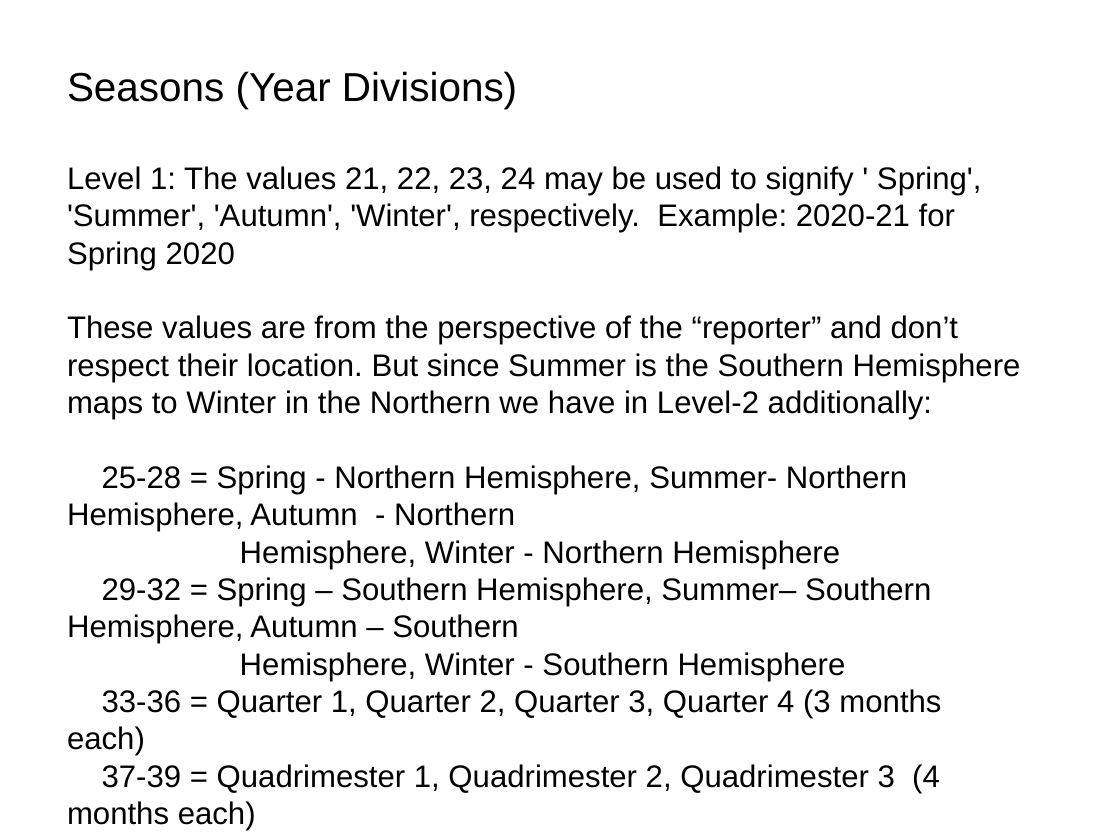
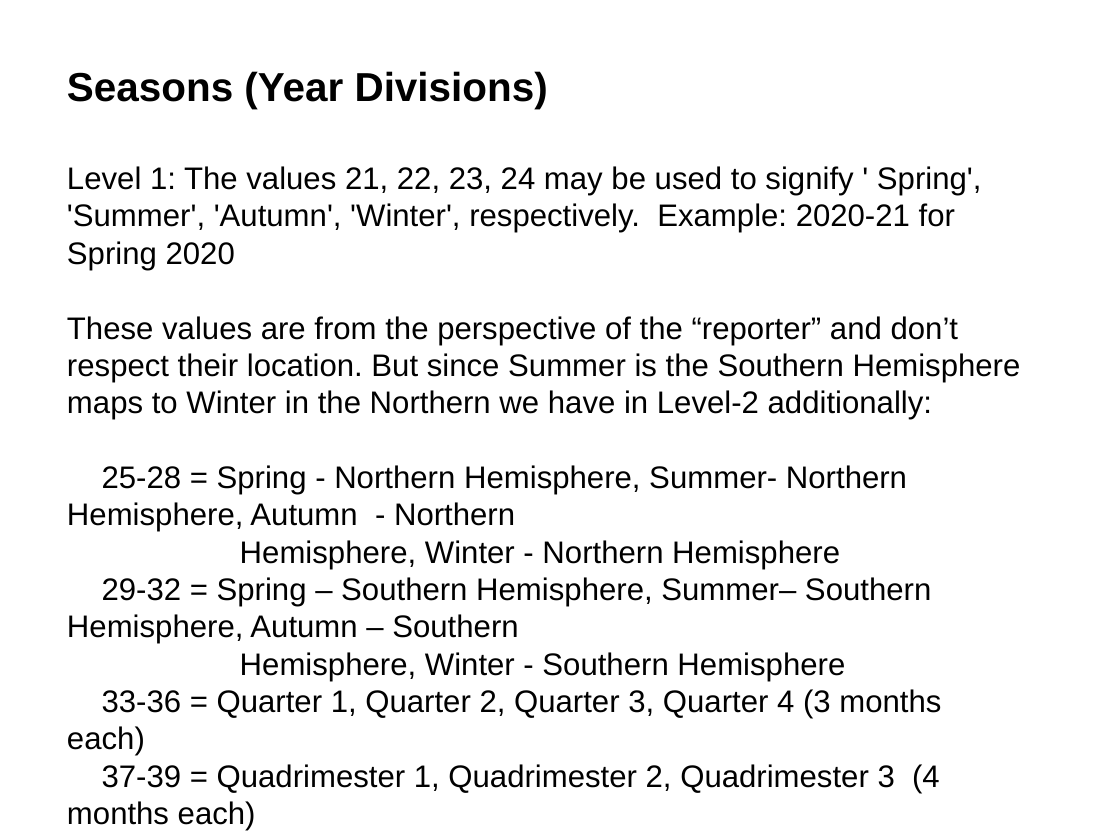
Before and after one commit to re-Isearch/date, a slide deck: slide 41 of Slides/ISO8601-Presentation.pptx (slide 40 before the commit). Drawn at 1120x840 pixels with LibreOffice and Linux fonts; fonts in the diff are those of the drawing. Boxes give left, top, right and bottom in pixels: in the first picture for what was removed or moved away, otherwise in the second. Text is boxed around its words. In the diff, an @@ line names an element or a change of style, - is before the commit and + after.

```diff
--- a/Slides/ISO8601-Presentation.pptx
+++ b/Slides/ISO8601-Presentation.pptx
@@ text at <box>67,71,548,109</box>: bold on in "Seasons (Year Divisions)" @@
```
Also in this commit, not shown: 5 other slides changed, 3 slides added, 1 other file.
